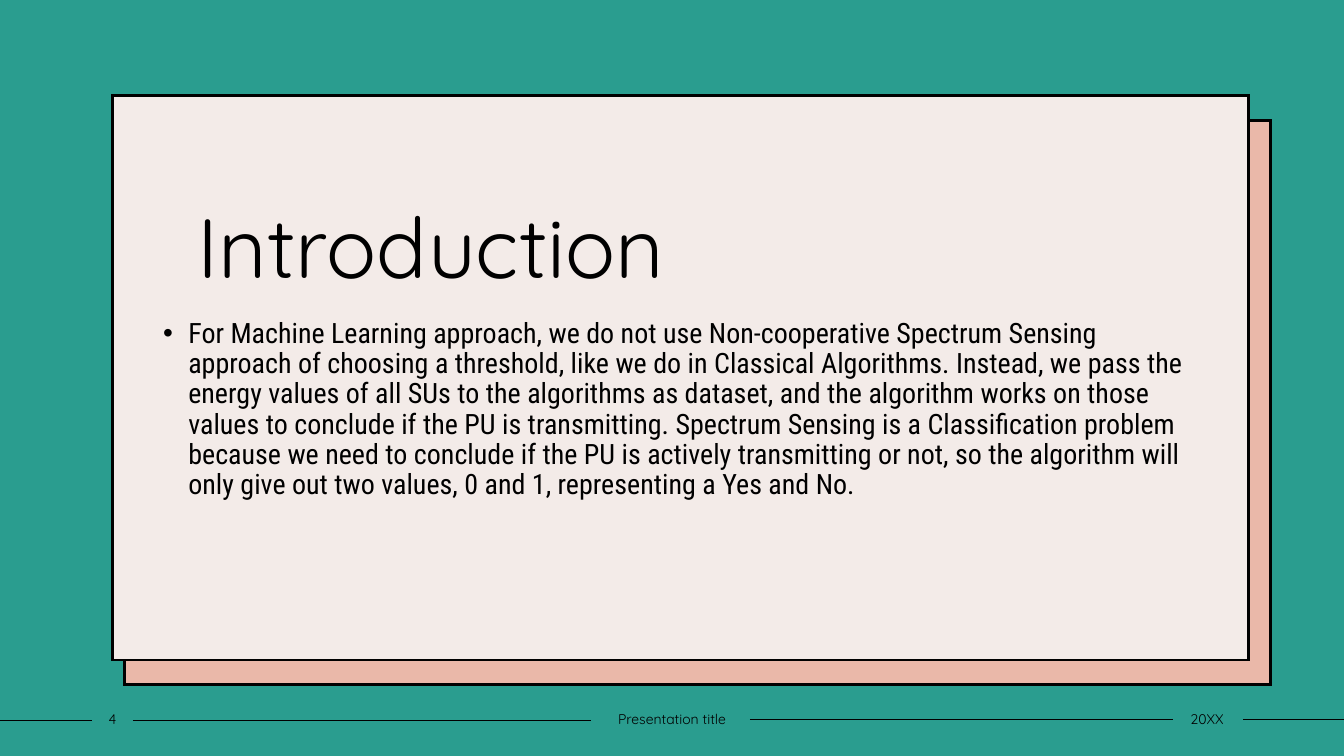
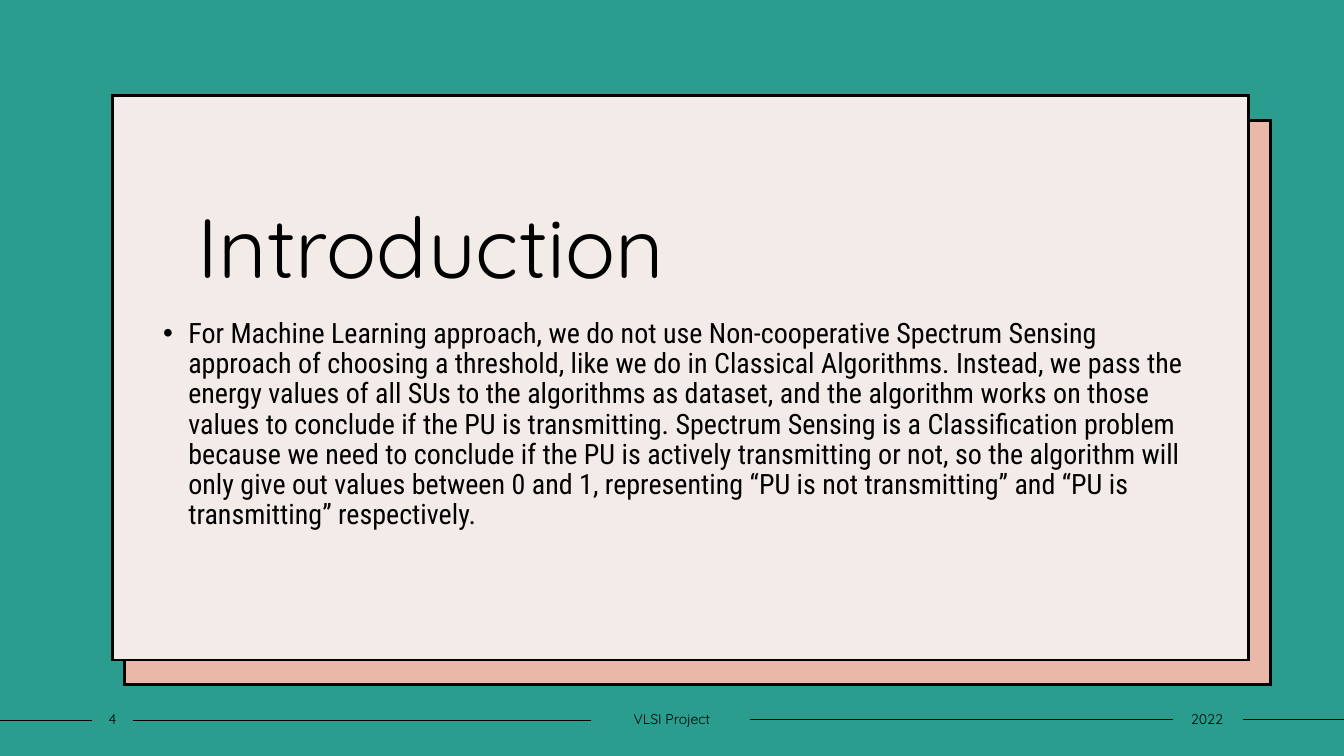
Before and after one commit to raunaqjabbal/CADVLSI-Project, a slide deck: slide 4 of Presentation.pptx. Drawn at 1344x756 pixels with LibreOffice and Linux fonts; fonts in the diff are those of the drawing. Boxes give left, top, right and bottom in pixels: in the first picture for what was removed or moved away, otherwise in the second. Text is boxed around its words. In the diff, an @@ line names an element or a change of style, - is before the commit and + after.

```diff
--- a/Presentation.pptx
+++ b/Presentation.pptx
@@ text at <box>188,322,1182,530</box>: text changed @@
-• For Machine Learning approach, we do not use Non-cooperative Spectrum Sensing approach of choosing a threshold, like we do in Classical Algorithms. Instead, we pass the energy values of all SUs to the algorithms as dataset, and the algorithm works on those values to conclude if the PU is transmitting. Spectrum Sensing is a Classification problem because we need to conclude if the PU is actively transmitting or not, so the algorithm will only give out two values, 0 and 1, representing a Yes and No.
+• For Machine Learning approach, we do not use Non-cooperative Spectrum Sensing approach of choosing a threshold, like we do in Classical Algorithms. Instead, we pass the energy values of all SUs to the algorithms as dataset, and the algorithm works on those values to conclude if the PU is transmitting. Spectrum Sensing is a Classification problem because we need to conclude if the PU is actively transmitting or not, so the algorithm will only give out values between 0 and 1, representing “PU is not transmitting” and “PU is transmitting” respectively.
@@ text at <box>634,714,710,727</box>: text changed @@
-Presentation title
+VLSI Project
@@ text at <box>1191,714,1223,724</box>: text changed @@
-20XX
+2022
```
Also in this commit, not shown: 14 other slides changed.
